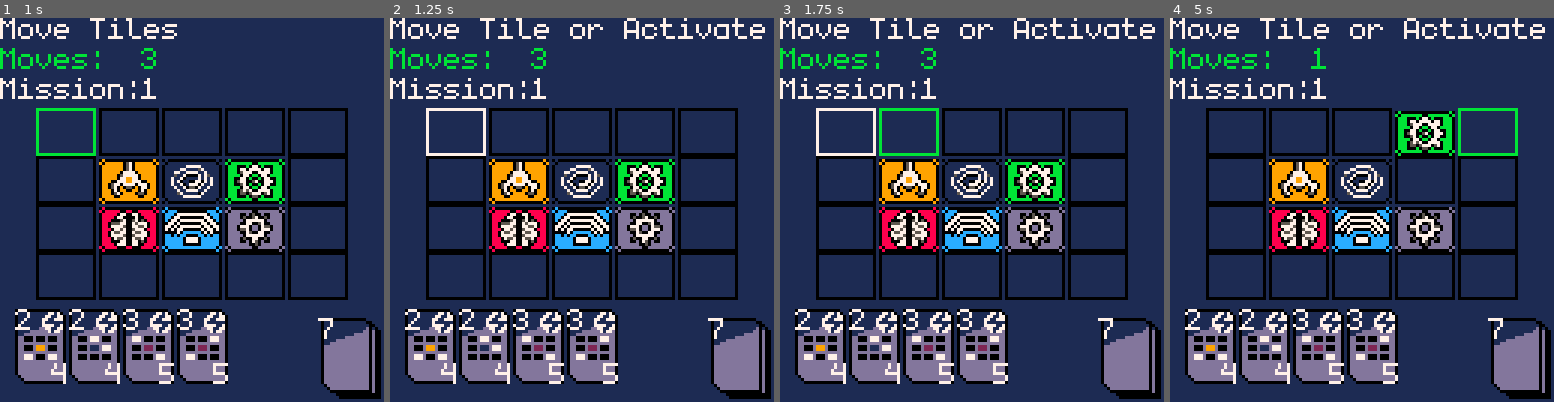
Above: before the commit, frames 1-4 (left to right).
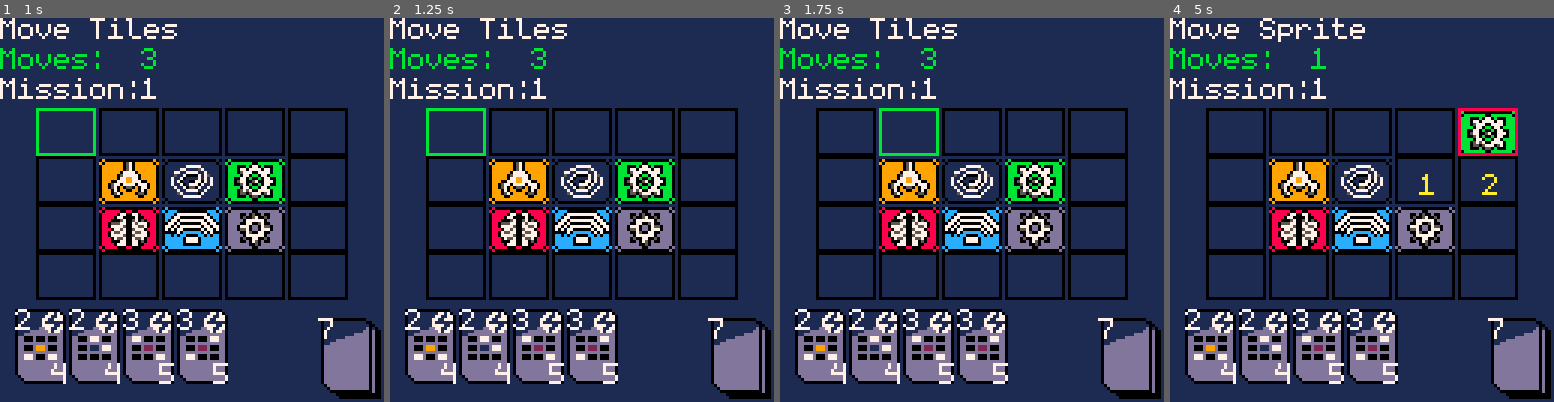
Above: after the commit, the same moments.

Repository: AkuraEx/Pico_Rove
Game: PICO-8 cartridge pico_rove.p8
The game is run twice, just before and just after one commit, with the same random seed, the same clock (stepped at 60 frames per second) and the same inputs.
Inputs:
- Up to frame 1 (1 s): tap X (X key) at 0.33 s
- Up to frame 2 (1.25 s): tap X (X key) at 1.07 s
- Up to frame 3 (1.75 s): hold Right from 1.6 s (still down)
- Up to frame 4 (5 s): tap X (X key) at 1.85, 2.97, 4.08 s; release Right at 2.1 s; hold Up 2.15-2.42 s; hold Right 2.47-3.03 s; hold Left 3.08-3.58 s; hold Down 3.63-3.97 s; hold Right 4.02-4.68 s; hold Up from 4.73 s (still down)

Frame 1 is identical in both runs. In frame 2, 1.2% of the frame differs, in the area x 9-98%, y 0-36%; in frame 3, 1.2%; in frame 4, 5.0%, in the area x 23-98%, y 0-47%.

Commit message:
Bread crumb and movement points tracking

Diff:
--- a/controls.lua
+++ b/controls.lua
@@ -15,45 +15,110 @@
     card_phase = false
     board_phase = true
     info = "mOVE tILES"
+
+    -- Clear breadcrumbs for new turn
+    for i = 1, 4 do
+      for j = 1, 5 do
+        breadcrumbs[i][j] = 0
+      end
+    end
   end
 end
 
 function play_board()
-    -- left
-    if btnp(0) and board_col_highlight > 1 then
-        board_col_highlight -= 1
-    end
-    -- right
-    if btnp(1) and board_col_highlight < 5 then
-        board_col_highlight += 1
-    end
-    -- up
-    if btnp(2) and board_row_highlight > 1 then
-        board_row_highlight -= 1
-    end
-    -- down
-    if btnp(3) and board_row_highlight < 4 then
-        board_row_highlight += 1
-    end
-    -- Press x without module selected
-    if btnp(5) and board_row_selected == 0 then
-        info = "mOVE tILE OR aCTIVATE"
-        board_col_selected = board_col_highlight
-        board_row_selected = board_row_highlight
-    -- Press x with module selected
-    elseif btnp(5) and board_row_selected ~= 0 then
-        -- Very Long Swap Statement
-        board.boardState[board_row_selected][board_col_selected].type, board.boardState[board_row_highlight][board_col_highlight].type = board.boardState[board_row_highlight][board_col_highlight].type, board.boardState[board_row_selected][board_col_selected].type
-        board.boardState[board_row_selected][board_col_selected].spr, board.boardState[board_row_highlight][board_col_highlight].spr = board.boardState[board_row_highlight][board_col_highlight].spr, board.boardState[board_row_selected][board_col_selected].spr
-        board.boardState[board_row_selected][board_col_selected].used, board.boardState[board_row_highlight][board_col_highlight].used = board.boardState[board_row_highlight][board_col_highlight].used, board.boardState[board_row_selected][board_col_selected].used
-        board_row_selected = 0
-        board_col_selected = 0
-        move -= 1
+    -- No module selected - cursor movement mode
+    if moving_module_row == 0 then
+        -- left
+        if btnp(0) and board_col_highlight > 1 then
+            board_col_highlight -= 1
+        end
+        -- right
+        if btnp(1) and board_col_highlight < 5 then
+            board_col_highlight += 1
+        end
+        -- up
+        if btnp(2) and board_row_highlight > 1 then
+            board_row_highlight -= 1
+        end
+        -- down
+        if btnp(3) and board_row_highlight < 4 then
+            board_row_highlight += 1
+        end
+        -- Press x to select module at cursor position
+        if btnp(5) and board.boardState[board_row_highlight][board_col_highlight].type ~= EMPTY then
+            moving_module_row = board_row_highlight
+            moving_module_col = board_col_highlight
+            movement_step = 1
+            info = "mOVE sPRITE"
+        end
 
-        if(move == 0) then
-            card_phase = true
-            board_pahase = false
-            info = "pLAY cARD"
+    -- Module selected - direct movement mode
+    else
+        local new_row = moving_module_row
+        local new_col = moving_module_col
+        local can_move = false
+
+        -- left
+        if btnp(0) and moving_module_col > 1 then
+            new_col = moving_module_col - 1
+            can_move = true
+        end
+        -- right
+        if btnp(1) and moving_module_col < 5 then
+            new_col = moving_module_col + 1
+            can_move = true
+        end
+        -- up
+        if btnp(2) and moving_module_row > 1 then
+            new_row = moving_module_row - 1
+            can_move = true
+        end
+        -- down
+        if btnp(3) and moving_module_row < 4 then
+            new_row = moving_module_row + 1
+            can_move = true
+        end
+
+        -- Execute movement if valid
+        if can_move and move > 0 then
+            -- Leave breadcrumb at current position
+            breadcrumbs[moving_module_row][moving_module_col] = movement_step
+            movement_step += 1
+
+            -- Move the module
+            board.boardState[new_row][new_col].type = board.boardState[moving_module_row][moving_module_col].type
+            board.boardState[new_row][new_col].spr = board.boardState[moving_module_row][moving_module_col].spr
+            board.boardState[new_row][new_col].used = board.boardState[moving_module_row][moving_module_col].used
+
+            -- Clear old position
+            board.boardState[moving_module_row][moving_module_col].type = EMPTY
+            board.boardState[moving_module_row][moving_module_col].spr = 0
+            board.boardState[moving_module_row][moving_module_col].used = 0
+
+            -- Update position
+            moving_module_row = new_row
+            moving_module_col = new_col
+
+            -- Deduct movement point
+            move -= 1
+
+            -- Check if movement finished
+            if move == 0 then
+                moving_module_row = 0
+                moving_module_col = 0
+                movement_step = 0
+                card_phase = true
+                board_phase = false
+                info = "pLAY cARD"
+            end
+        end
+
+        -- Press x to finish movement early
+        if btnp(5) then
+            moving_module_row = 0
+            moving_module_col = 0
+            movement_step = 0
+            info = "mOVE tILES"
         end
     end
 end
--- a/helper.lua
+++ b/helper.lua
@@ -5,6 +5,11 @@
 board_col_highlight = 1
 board_row_selected = 0
 board_col_selected = 0
+-- New variables for direct sprite movement
+moving_module_row = 0
+moving_module_col = 0
+breadcrumbs = {}
+movement_step = 0
 mission = 1
 move = 0
 info = "pLAY cARD"
@@ -23,6 +28,15 @@
   -- board init
   board = board:new()
   board:init()
+
+  -- initialize breadcrumbs table
+  breadcrumbs = {}
+  for i = 1, 4 do
+    breadcrumbs[i] = {}
+    for j = 1, 5 do
+      breadcrumbs[i][j] = 0
+    end
+  end
 
 end
 
@@ -69,17 +83,28 @@
       start = ((card_highlight - 1) * 18) + 4
       rect(start, hand[card_highlight].y - 1, start + 18, hand[card_highlight].y + 25, GREEN)
     elseif board_phase then
-      x = 12 + (21 * (board_col_highlight - 1))
-      y = 30 + (16 * (board_row_highlight - 1))
-
-      rect(x, y, x + 19, y + 15, GREEN)
-
-      if(board_col_selected ~= 0) then
-        x = 12 + (21 * (board_col_selected - 1))
-        y = 30 + (16 * (board_row_selected - 1))
-
-        rect(x, y, x + 19, y + 15, WHITE)
+      -- Draw breadcrumbs first
+      for i = 1, 4 do
+        for j = 1, 5 do
+          if breadcrumbs[i][j] > 0 then
+            local x = 12 + (21 * (j - 1)) + 8
+            local y = 30 + (16 * (i - 1)) + 6
+            print(breadcrumbs[i][j], x, y, YELLOW)
+          end
+        end
       end
 
+      -- Highlight cursor or moving module
+      if moving_module_row > 0 then
+        -- Highlight the moving module with a different color
+        x = 12 + (21 * (moving_module_col - 1))
+        y = 30 + (16 * (moving_module_row - 1))
+        rect(x, y, x + 19, y + 15, RED)
+      else
+        -- Normal cursor highlighting
+        x = 12 + (21 * (board_col_highlight - 1))
+        y = 30 + (16 * (board_row_highlight - 1))
+        rect(x, y, x + 19, y + 15, GREEN)
+      end
     end
 end
